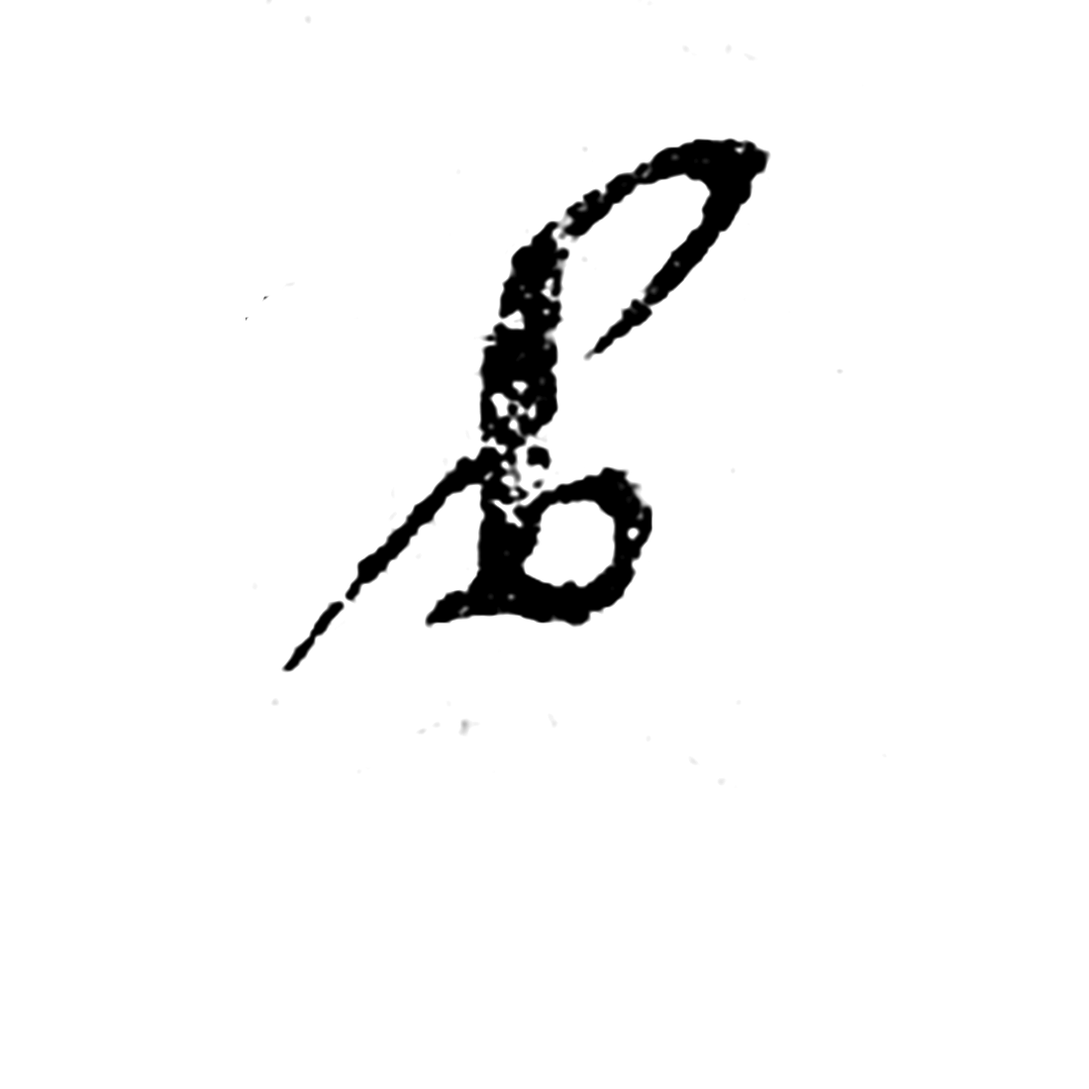
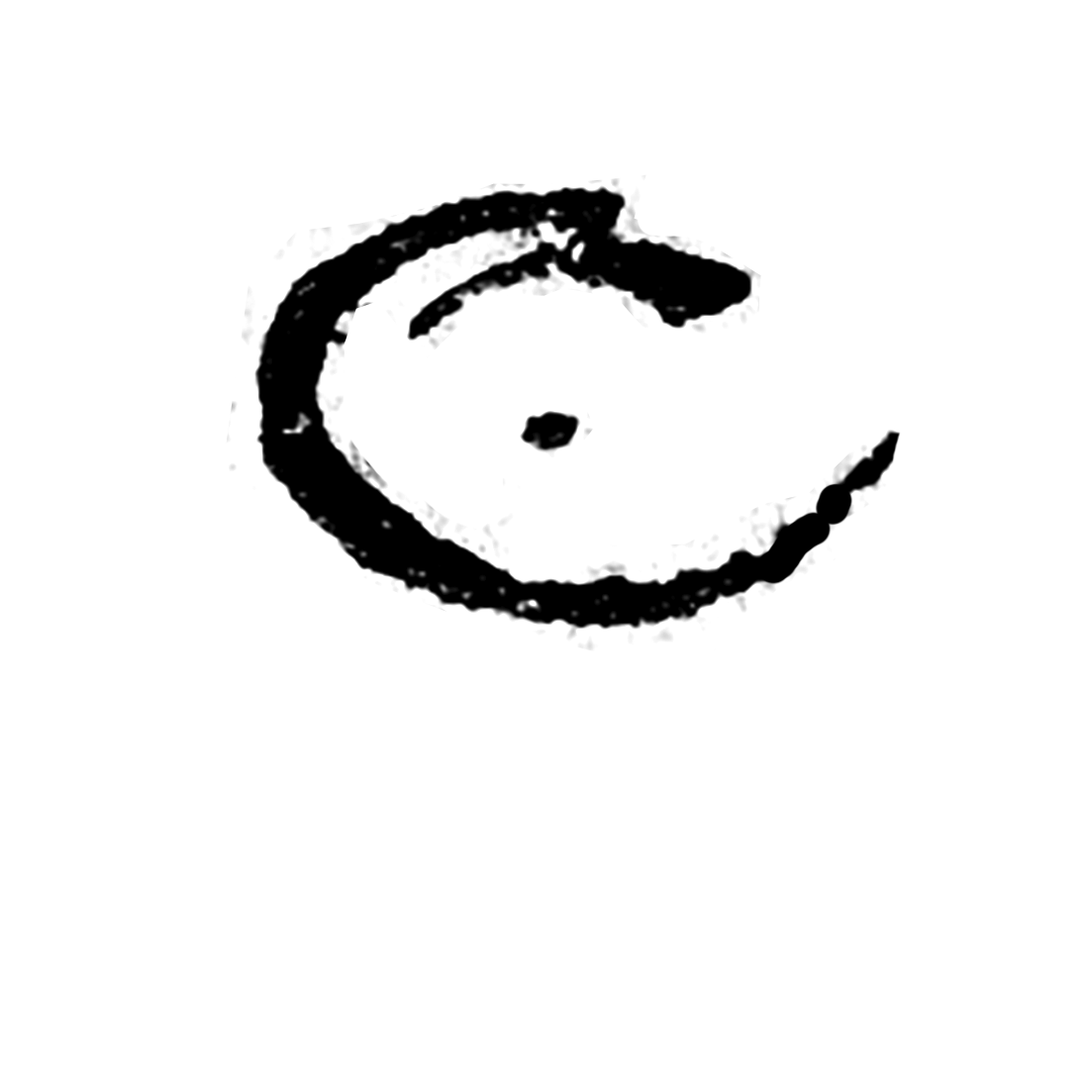
Layers edited between the first and the second 1089×1089 image:
added group "C4.png" with 2 layers above "C3.png" over [225, 0, 901, 789]
added layer "Layer 22" in group "C4.png" over [225, 0, 901, 789]
added layer "white" (1st of 21, in "C4.png") in group "C4.png" over [225, 0, 901, 789]
added group "C3.png" with 2 layers above "c2.png" over [225, 0, 901, 789]
added layer "Layer 21" in group "C3.png" over [225, 0, 901, 739]
added layer "white" (2nd of 21, in "C3.png") in group "C3.png" over [225, 0, 901, 789]
added group "c2.png" with 2 layers above "c1.png" over [225, 0, 901, 789]
added layer "Layer 20" in group "c2.png" over [270, 212, 742, 736]
added layer "white" (3rd of 21, in "c2.png") in group "c2.png" over [225, 0, 901, 789]
added group "c1.png" with 2 layers above "b5.png" over [225, 0, 901, 789]
added layer "Layer 19" in group "c1.png" over [225, 137, 844, 785]
added layer "white" (4th of 21, in "c1.png") in group "c1.png" over [225, 0, 901, 789]
